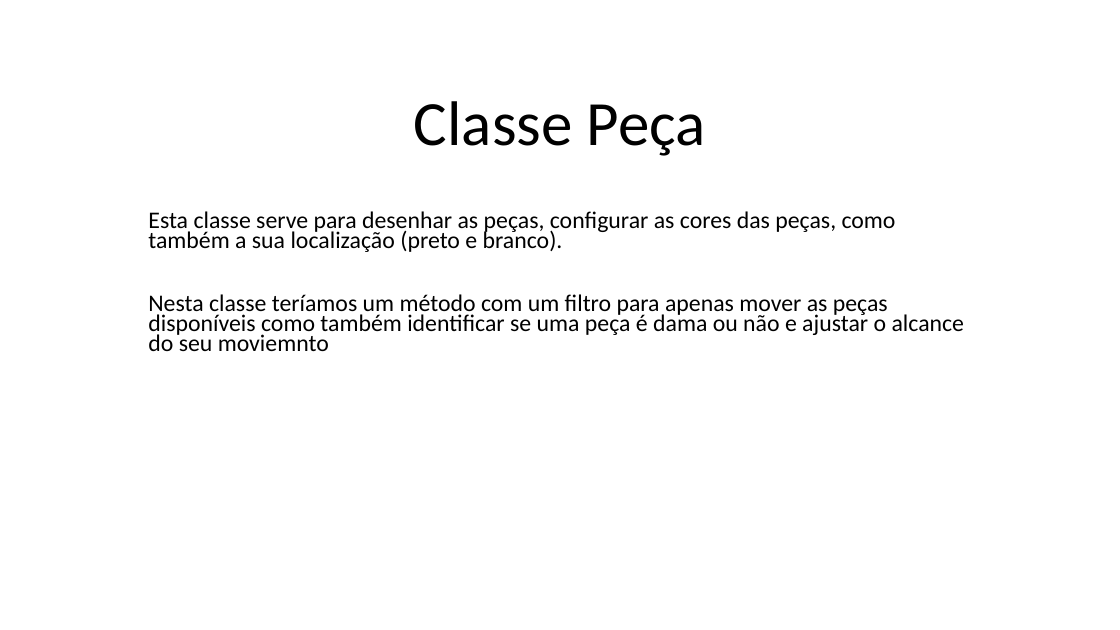
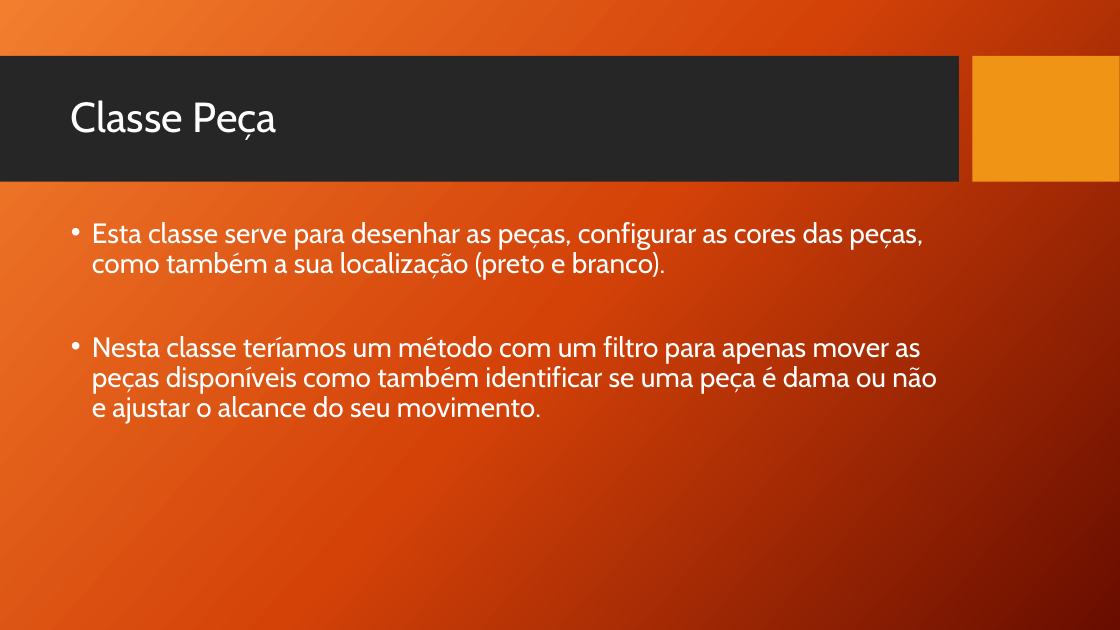
Before and after one commit to wolfmanPires/LDP, a slide deck: slide 5 of Damas.pptx (slide 3 before the commit). Drawn at 1120x630 pixels with LibreOffice and Linux fonts; fonts in the diff are those of the drawing; background and template pictures are left out. Boxes give left, top, right and bottom in pixels: in the first picture for what was removed or moved away, otherwise in the second. Text is boxed around its words. In the diff, an @@ line names an element or a change of style, - is before the commit and + after.

```diff
--- a/Damas.pptx
+++ b/Damas.pptx
@@ background #FFFFFF to picture (left out) @@
@@ rectangle added at bbox=[0, 56, 959, 182], fill #262626 @@
@@ rectangle added at bbox=[973, 56, 1120, 182], fill #F09415 @@
@@ title "Classe Peça": place and size @@
-title "Classe Peça" at bbox=[414, 101, 706, 156]
+title "Classe Peça" at bbox=[71, 100, 277, 140]
@@ title "Classe Peça" at bbox=[71, 100, 277, 140]: size 54 to 36 pt, font Calibri to Cabin, text colour #000000 to #FFFFFF; alignment centre to left; vertical alignment bottom to middle @@
@@ text "Esta classe serve para desenhar ...": place and size @@
-text "Esta classe serve para desenhar ..." at bbox=[148, 211, 965, 351]
+text "Esta classe serve para desenhar ..." at bbox=[92, 222, 937, 424]
@@ text at bbox=[92, 222, 923, 279]: size 20.4 to 24 pt, font Calibri to Cabin, text colour #000000 to #FFFFFF in "Esta classe serve para desenhar as peças, ..."; bullet none to •; line spacing 0.7 to 0.9 @@
@@ text at bbox=[92, 336, 937, 424]: text changed; size 20.4 to 24 pt; font Calibri to Cabin; text colour #000000 to #FFFFFF @@
-Nesta classe teríamos um método com um filtro para apenas mover as peças disponíveis como também identificar se uma peça é dama ou não e ajustar o alcance do seu moviemnto
+• Nesta classe teríamos um método com um filtro para apenas mover as peças disponíveis como também identificar se uma peça é dama ou não e ajustar o alcance do seu movimento.
```
Also in this commit, not shown: 5 other slides changed, 2 slides added.
